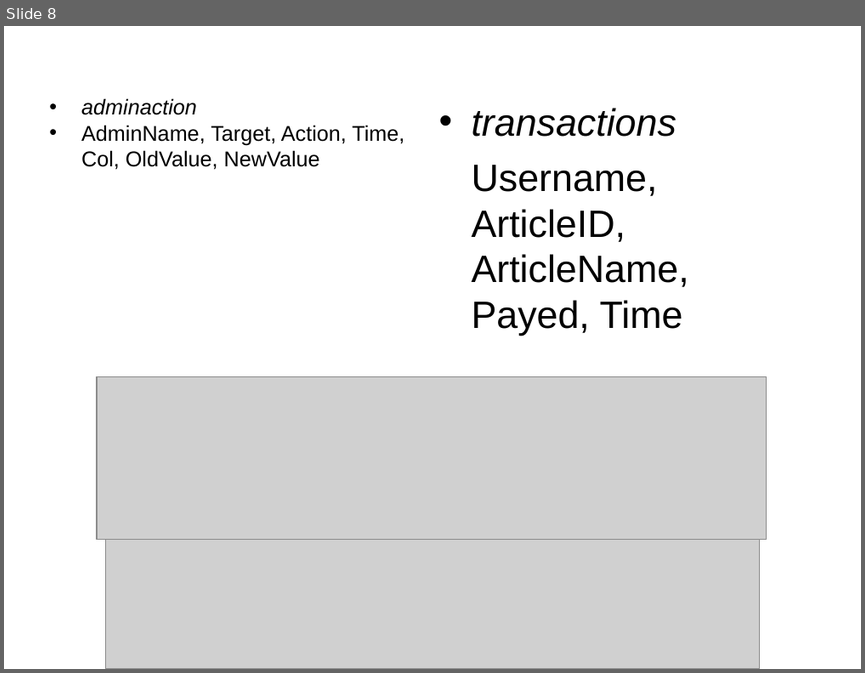
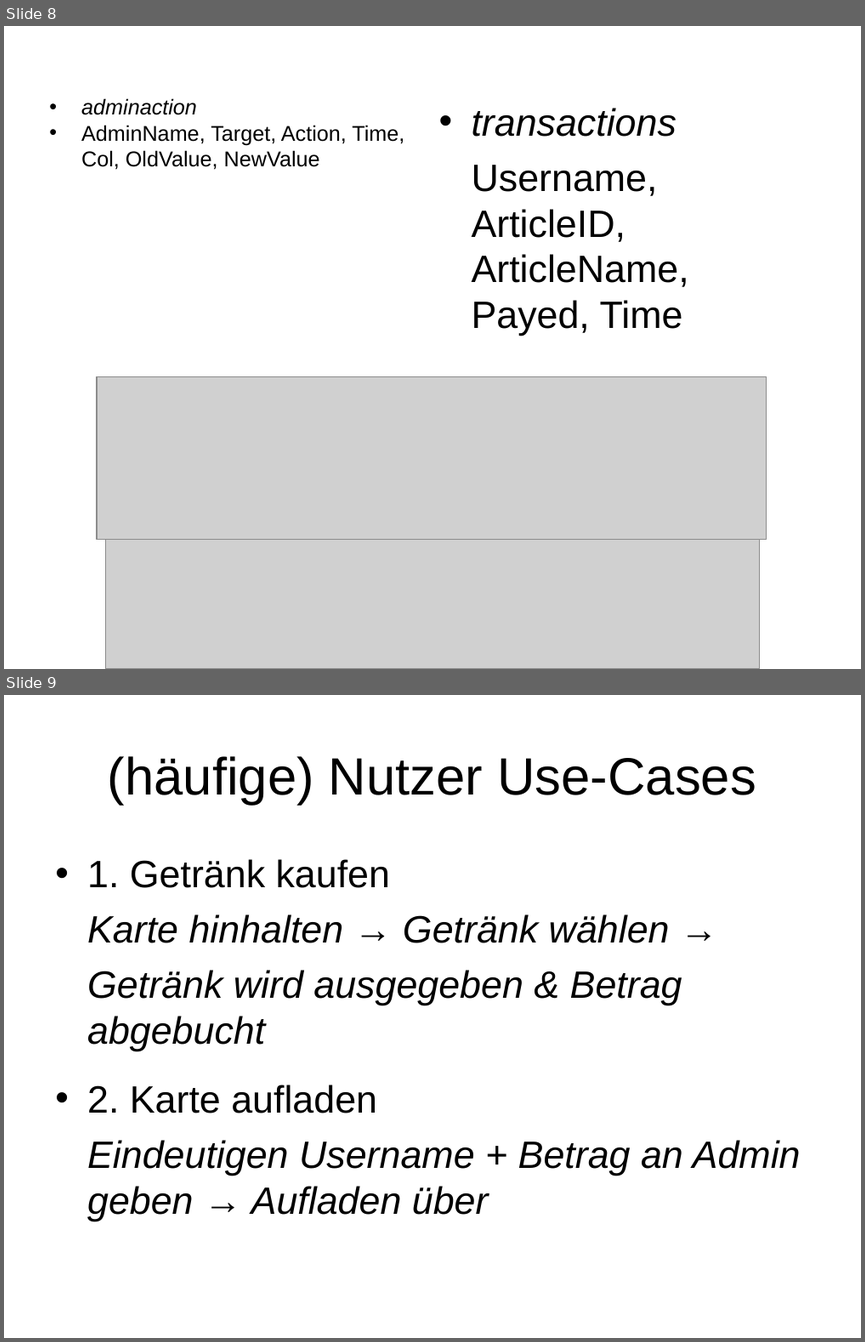
Before and after one commit to Killjen/matomat, a slide deck: präsi.odp. Shown one above the other, each under a label of ours: slide 8 before the commit, slides 8 and 9 after it. The pictures are 865x673 and 865x1342 pixels, drawn with LibreOffice and Linux fonts; fonts in the diff are those of the drawing; grey boxes stand for pictures; background and template pictures are left out. Boxes give left, top, right and bottom in pixels: in the first picture for what was removed or moved away, otherwise in the second. Text is boxed around its words. In the diff, an @@ line names an element or a change of style, - is before the commit and + after.

```diff
--- a/präsi.odp
+++ b/präsi.odp
@@ slide 9 added at (x1=4, y1=695, x2=861, y2=1338), background picture (left out) @@
@@ title added at (x1=108, y1=756, x2=756, y2=805), 44 pt, text #000000 @@
+(häufige) Nutzer Use-Cases
@@ text added at (x1=87, y1=859, x2=682, y2=1051), 32 pt, text #000000, italic @@
+• 1. Getränk kaufen
+Karte hinhalten → Getränk wählen →
+Getränk wird ausgegeben & Betrag abgebucht
@@ text added at (x1=87, y1=1084, x2=800, y2=1221), 32 pt, text #000000, italic @@
+• 2. Karte aufladen
+Eindeutigen Username + Betrag an Admin geben → Aufladen über
```
Also in this commit, not shown: 3 other slides added.
